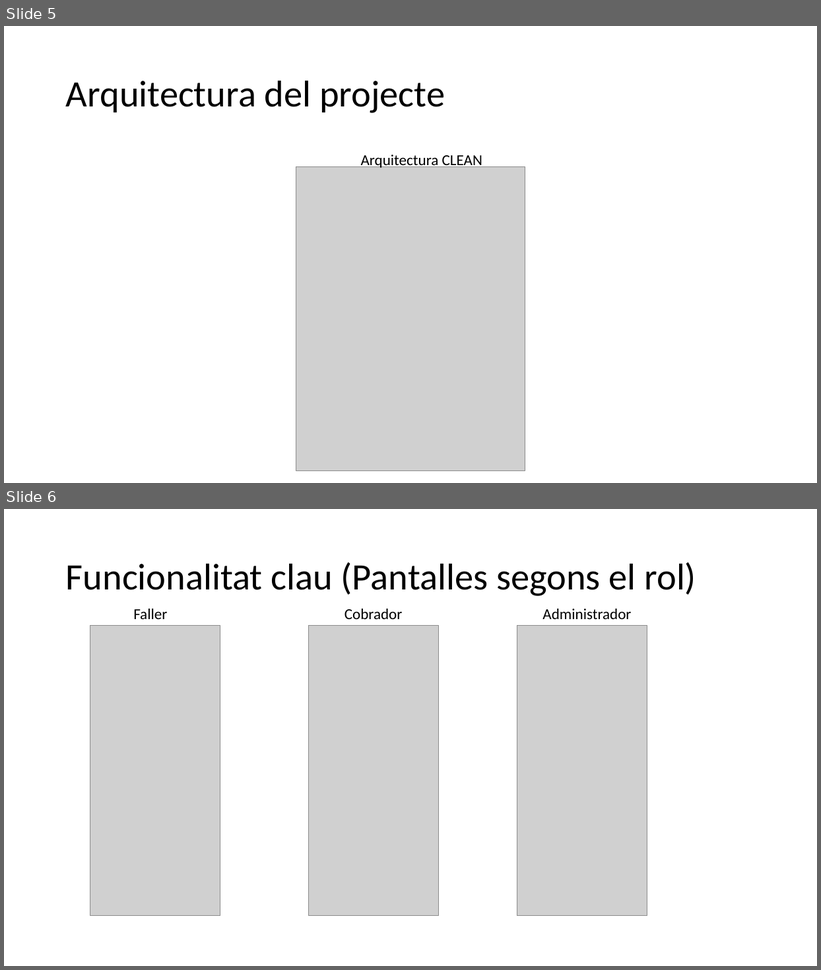
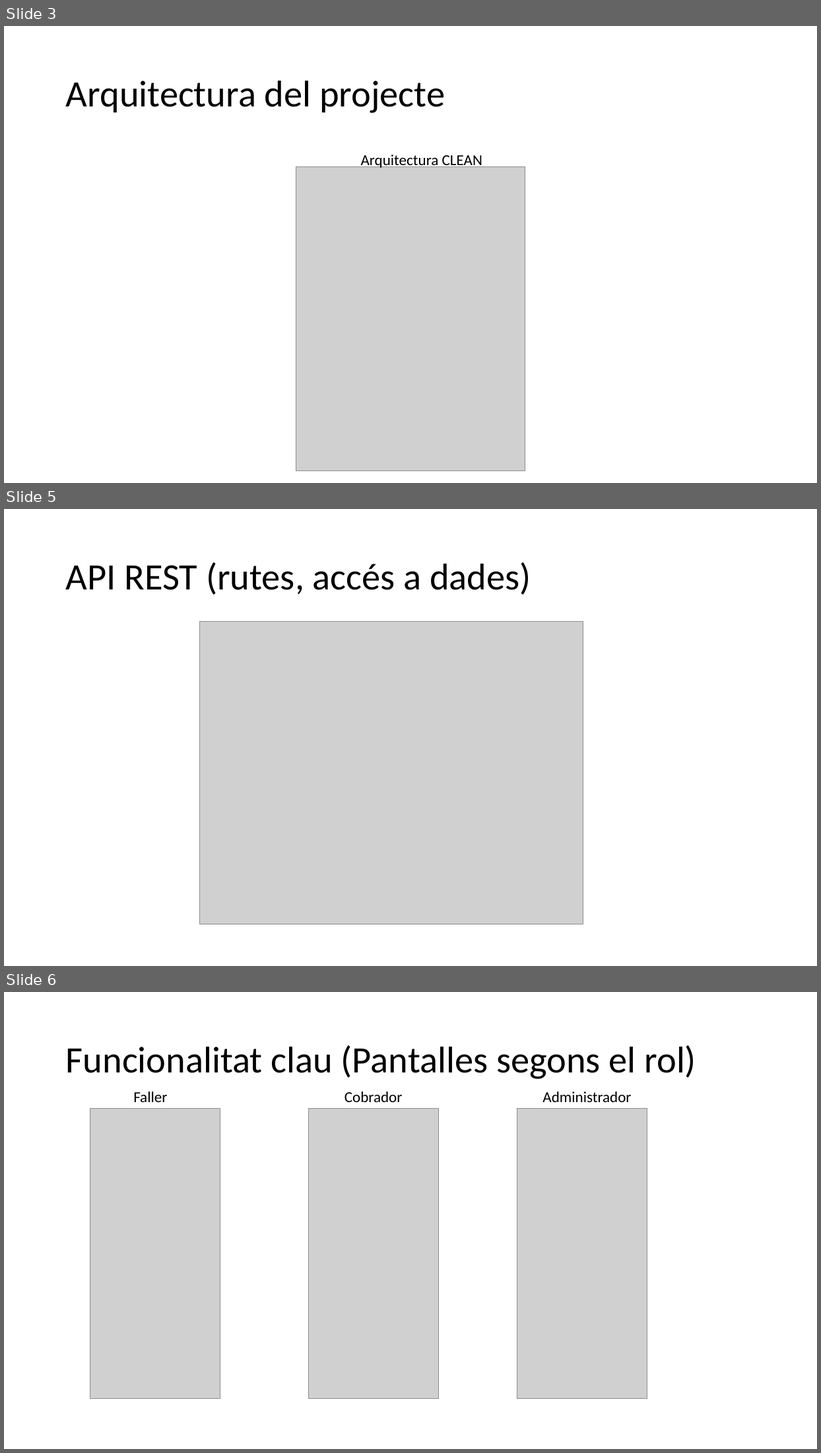
Before and after one commit to JoelFusterBosch/Projecte_Final_DAM_Gestio-_d_una_falla, a slide deck: Presentació/Gestió d’una falla.pptx. Shown one above the other, each under a label of ours: slides 5 and 6 before the commit, slides 3, 5 and 6 after it; the slides between them are not shown. The pictures are 821x970 and 821x1453 pixels, drawn with LibreOffice and Linux fonts; fonts in the diff are those of the drawing; grey boxes stand for pictures. Boxes give left, top, right and bottom in pixels: in the first picture for what was removed or moved away, otherwise in the second. Text is boxed around its words. In the diff, an @@ line names an element or a change of style, - is before the commit and + after.

```diff
--- a/Presentació/Gestió d’una falla.pptx
+++ b/Presentació/Gestió d’una falla.pptx
@@ slide 5 added at (x1=4, y1=509, x2=817, y2=966), background #FFFFFF @@
@@ title added at (x1=66, y1=562, x2=531, y2=595), 44 pt, text #000000 @@
+API REST (rutes, accés a dades)
@@ picture added at (x1=199, y1=622, x2=583, y2=925) @@
@@ what was slide 5 is now slide 3 @@
```
Also in this commit, not shown: 2 slides changed, 4 slides removed, 27 other files.
